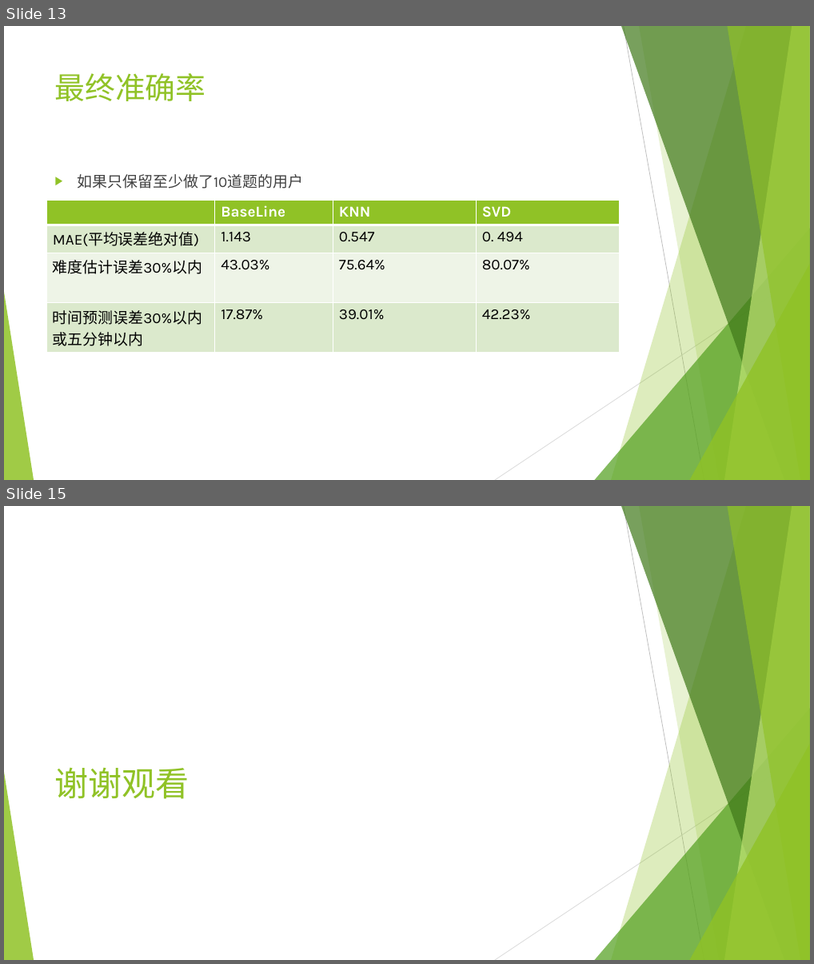
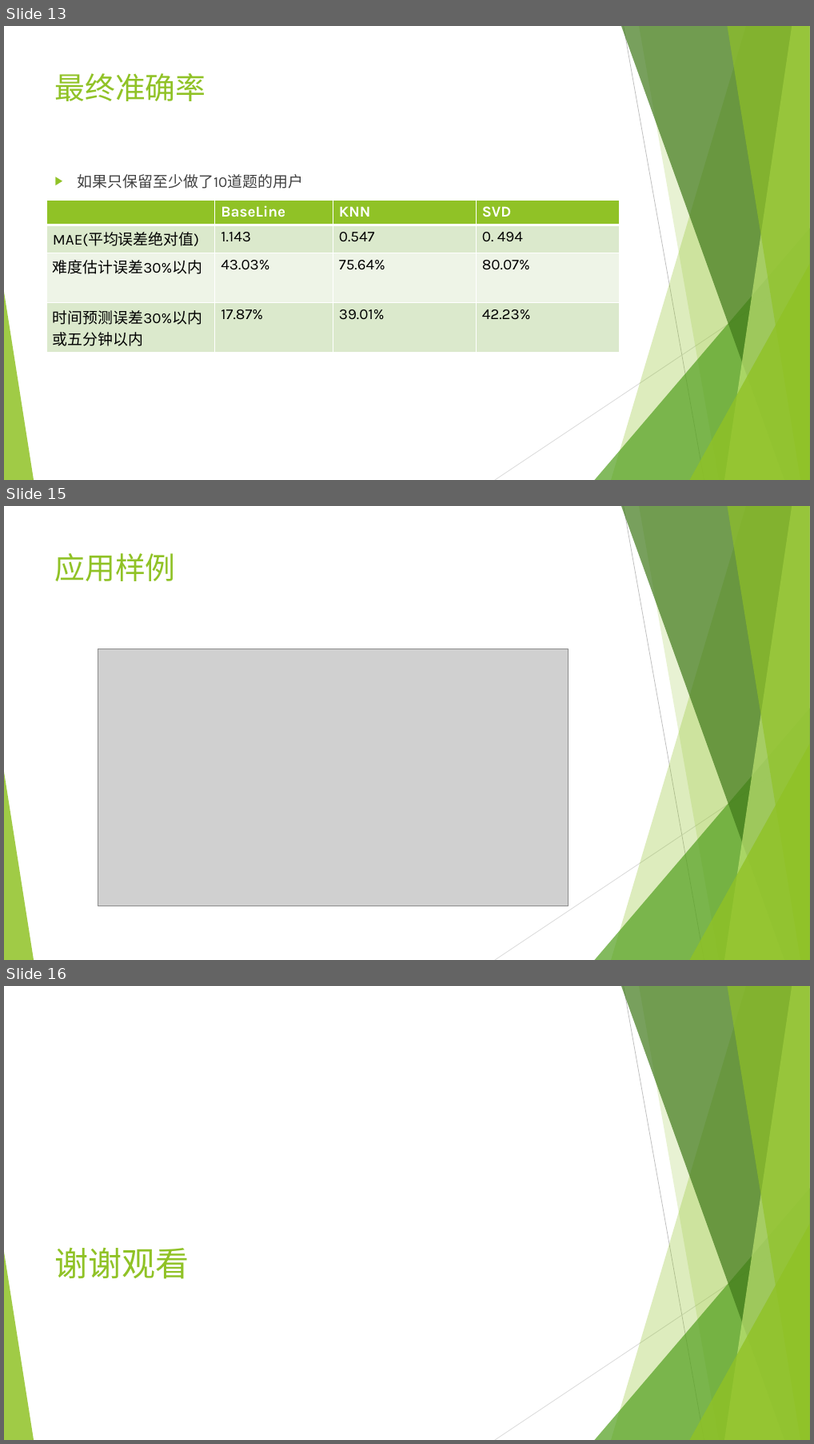
Before and after one commit to wukailu/CPRS, a slide deck: 个性化ACM选手CodeForces题目推荐系统报告.pptx. Shown one above the other, each under a label of ours: slides 13 and 15 before the commit, slides 13, 15 and 16 after it; the slides between them are not shown. The pictures are 814x964 and 814x1444 pixels, drawn with LibreOffice and Linux fonts; fonts in the diff are those of the drawing; grey boxes stand for pictures. Boxes give left, top, right and bottom in pixels: in the first picture for what was removed or moved away, otherwise in the second. Text is boxed around its words. In the diff, an @@ line names an element or a change of style, - is before the commit and + after.

```diff
--- a/个性化ACM选手CodeForces题目推荐系统报告.pptx
+++ b/个性化ACM选手CodeForces题目推荐系统报告.pptx
@@ slide 15 added at [4,506,810,960], background #FFFFFF; not listed: 10 template elements that a slide beside it also shows @@
@@ title added at [55,553,176,581], 36 pt, text #90C226 @@
+应用样例
@@ picture added at [98,648,569,905] @@
@@ what was slide 15 is now slide 16 @@
```
Also in this commit, not shown: 2 slides changed, 9 other files.
